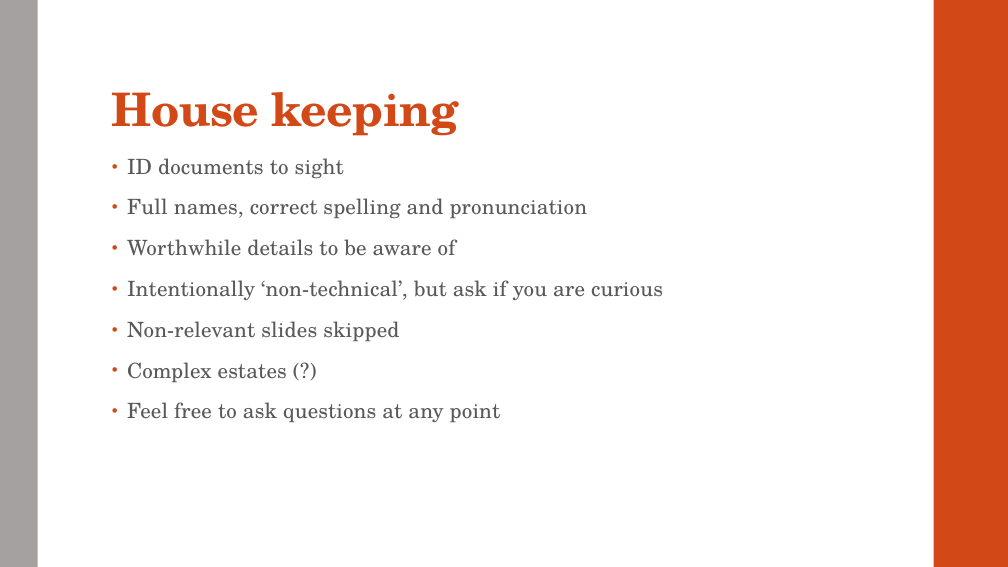
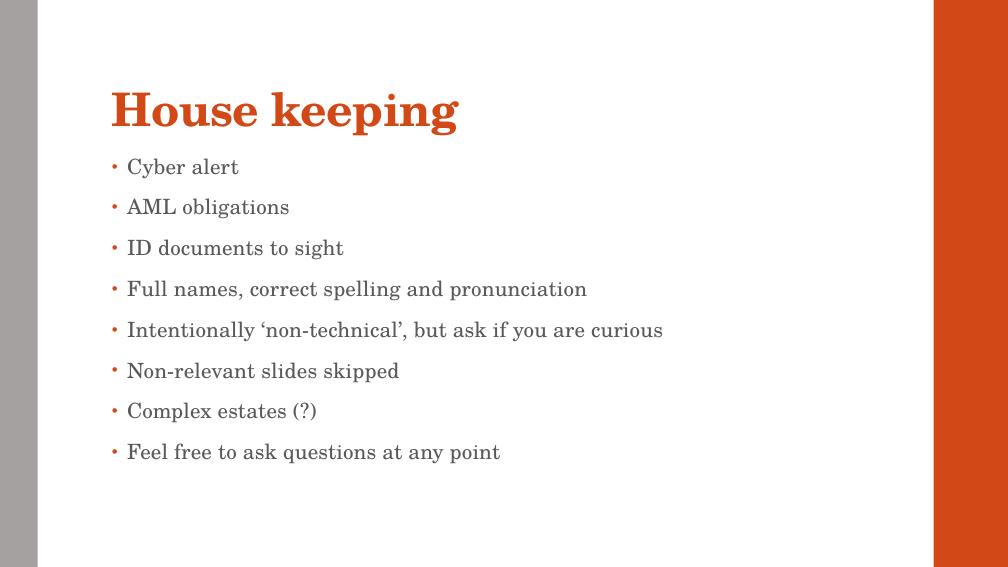
Before and after one commit to dariuschats/dariuschats.github.io, a slide deck: slide 2 of downloadables/other/Estate planning/Estate Planning Meeting Slides.pptx. Drawn at 1008x567 pixels with LibreOffice and Linux fonts; fonts in the diff are those of the drawing. Boxes give left, top, right and bottom in pixels: in the first picture for what was removed or moved away, otherwise in the second. Text is boxed around its words. In the diff, an @@ line names an element or a change of style, - is before the commit and + after.

```diff
--- a/downloadables/other/Estate planning/Estate Planning Meeting Slides.pptx
+++ b/downloadables/other/Estate planning/Estate Planning Meeting Slides.pptx
@@ text at [127, 158, 289, 218]: paragraphs added @@
+• Cyber alert
+• AML obligations
@@ text at [127, 239, 456, 256]: paragraph removed @@
-• Worthwhile details to be aware of
```
Also in this commit, not shown: 4 other slides changed, 1 slide added, 1 slide removed, 2 other files.
